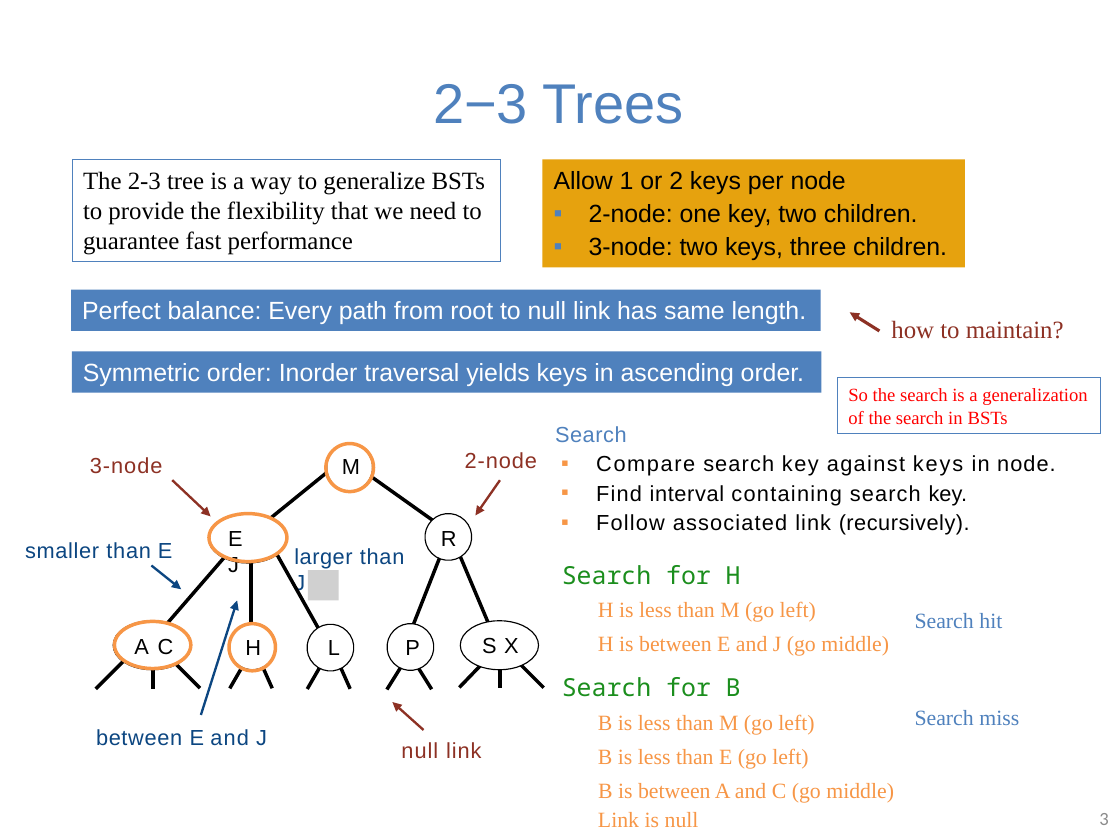
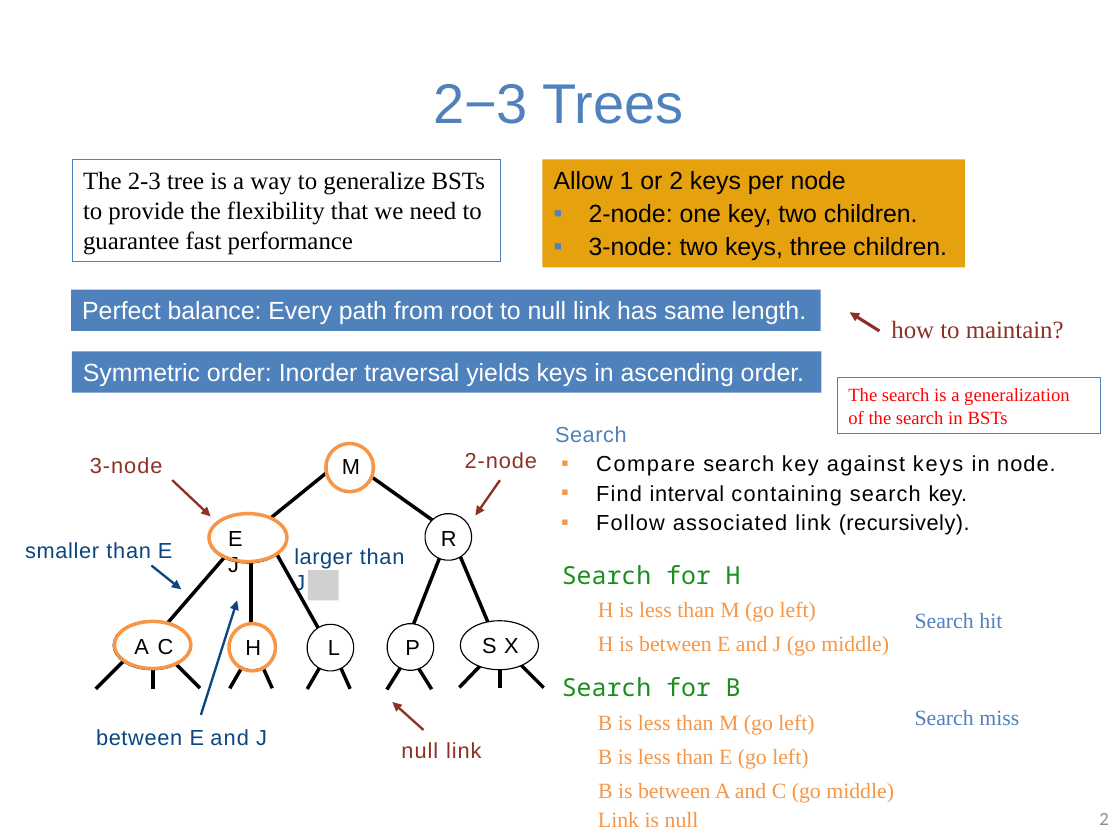
Before and after one commit to guhofstra/CSC111Fa25, a slide deck: slide 2 of PPTs/Lecture 10-2-3 trees B trees.pptx (slide 3 before the commit). Drawn at 1120x840 pixels with LibreOffice and Linux fonts; fonts in the diff are those of the drawing; grey boxes stand for pictures. Boxes give left, top, right and bottom in pixels: in the first picture for what was removed or moved away, otherwise in the second. Text is boxed around its words. In the diff, an @@ line names an element or a change of style, - is before the commit and + after.

```diff
--- a/PPTs/Lecture 10-2-3 trees B trees.pptx
+++ b/PPTs/Lecture 10-2-3 trees B trees.pptx
@@ text in rectangle at <box>848,388,1069,425</box>: text changed @@
-So the search is a generalization of the search in BSTs
+The search is a generalization of the search in BSTs
@@ page number at <box>1099,813,1108,825</box>: text changed @@
-3
+2
```
Also in this commit, not shown: 9 other slides changed, 3 slides removed, 1 other file.
